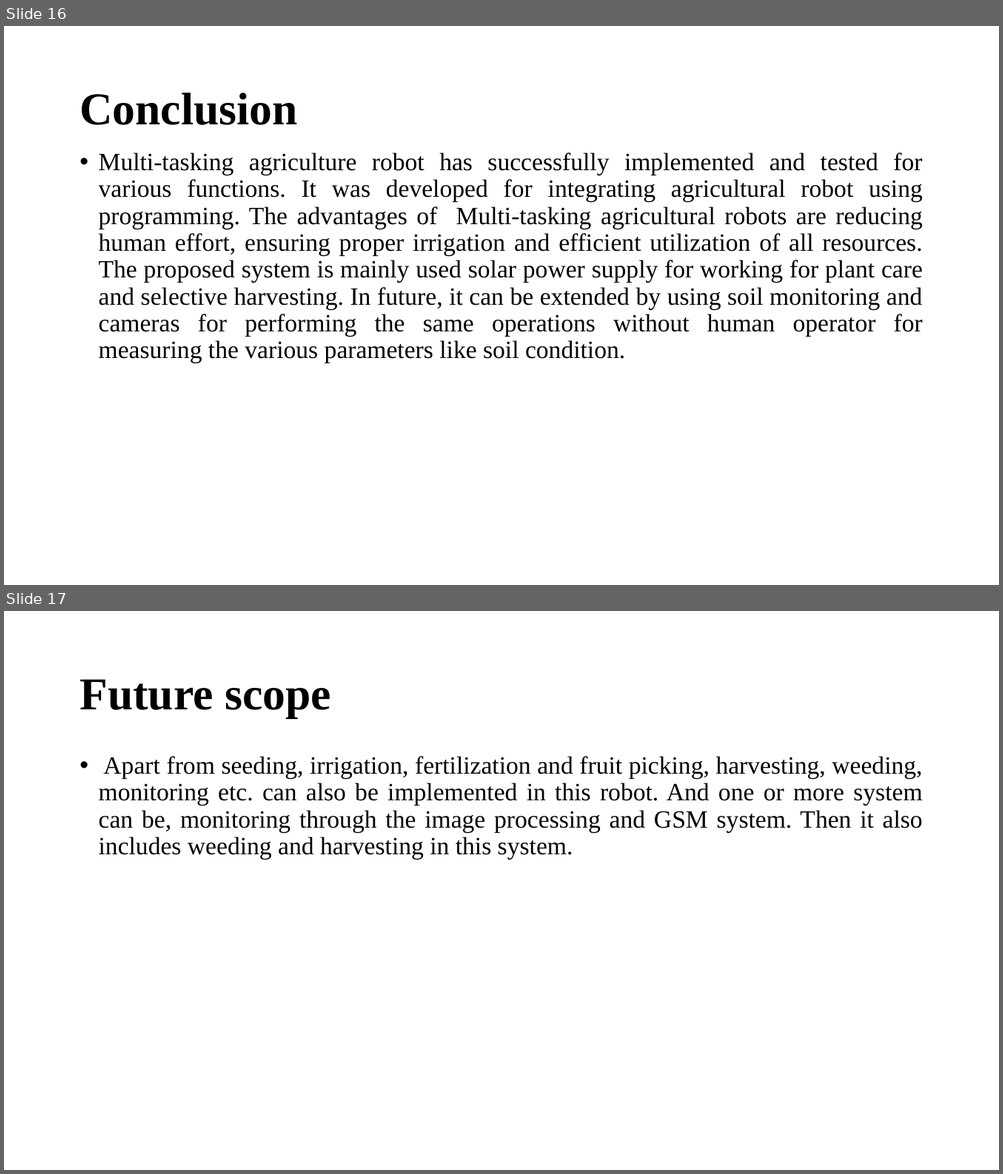
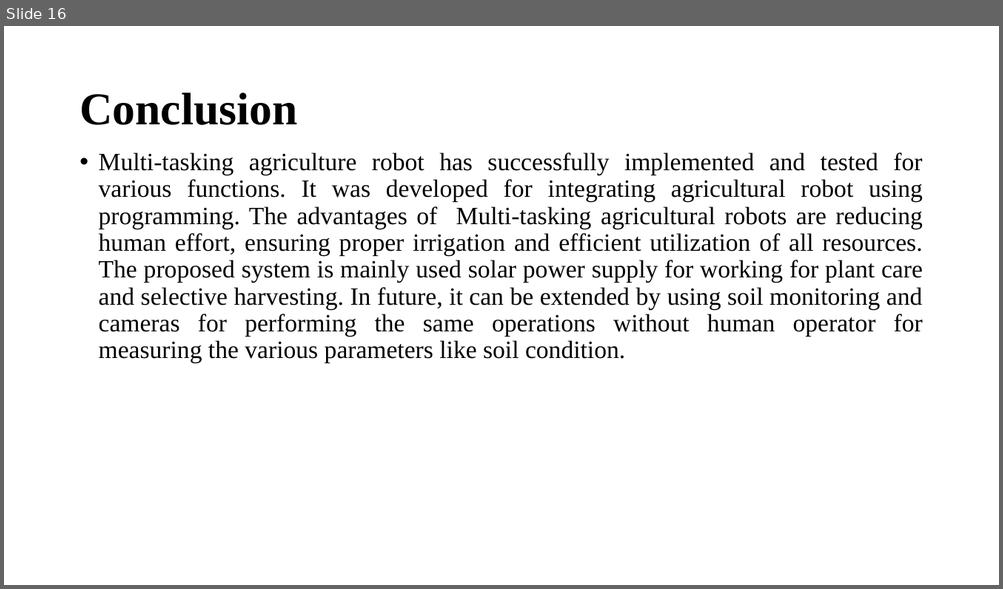
Before and after one commit to yashwanth140/portfolio-frontend, a slide deck: static/Solar Powered automated mulitasking agribot.pptx. Shown one above the other, each under a label of ours: slides 16 and 17 before the commit, slide 16 after it. The pictures are 1003x1174 and 1003x589 pixels, drawn with LibreOffice and Linux fonts; fonts in the diff are those of the drawing. Boxes give left, top, right and bottom in pixels: in the first picture for what was removed or moved away, otherwise in the second. Text is boxed around its words. In the diff, an @@ line names an element or a change of style, - is before the commit and + after.

```diff
--- a/static/Solar Powered automated mulitasking agribot.pptx
+++ b/static/Solar Powered automated mulitasking agribot.pptx
@@ slide 17 removed at (4,611,999,1170), background #FFFFFF @@
@@ title removed at (79,679,331,718) @@
-Future scope
@@ text removed at (99,756,922,859) @@
-• Apart from seeding, irrigation, fertilization and fruit picking, harvesting, weeding, monitoring etc. can also be implemented in this robot. And one or more system can be, monitoring through the image processing and GSM system. Then it also includes weeding and harvesting in this system.
```
Also in this commit, not shown: 2 slides changed, 2 other slides removed, 3 other files.
